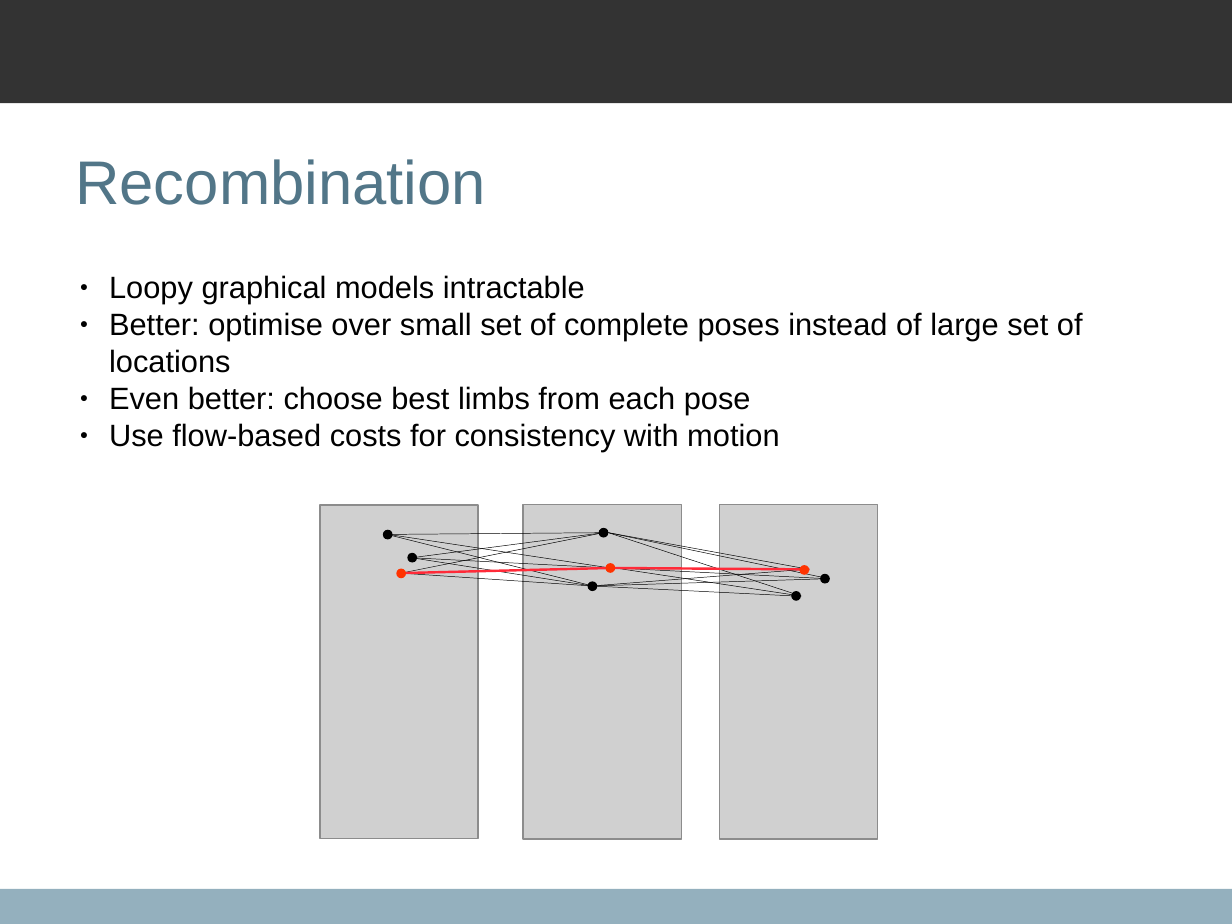
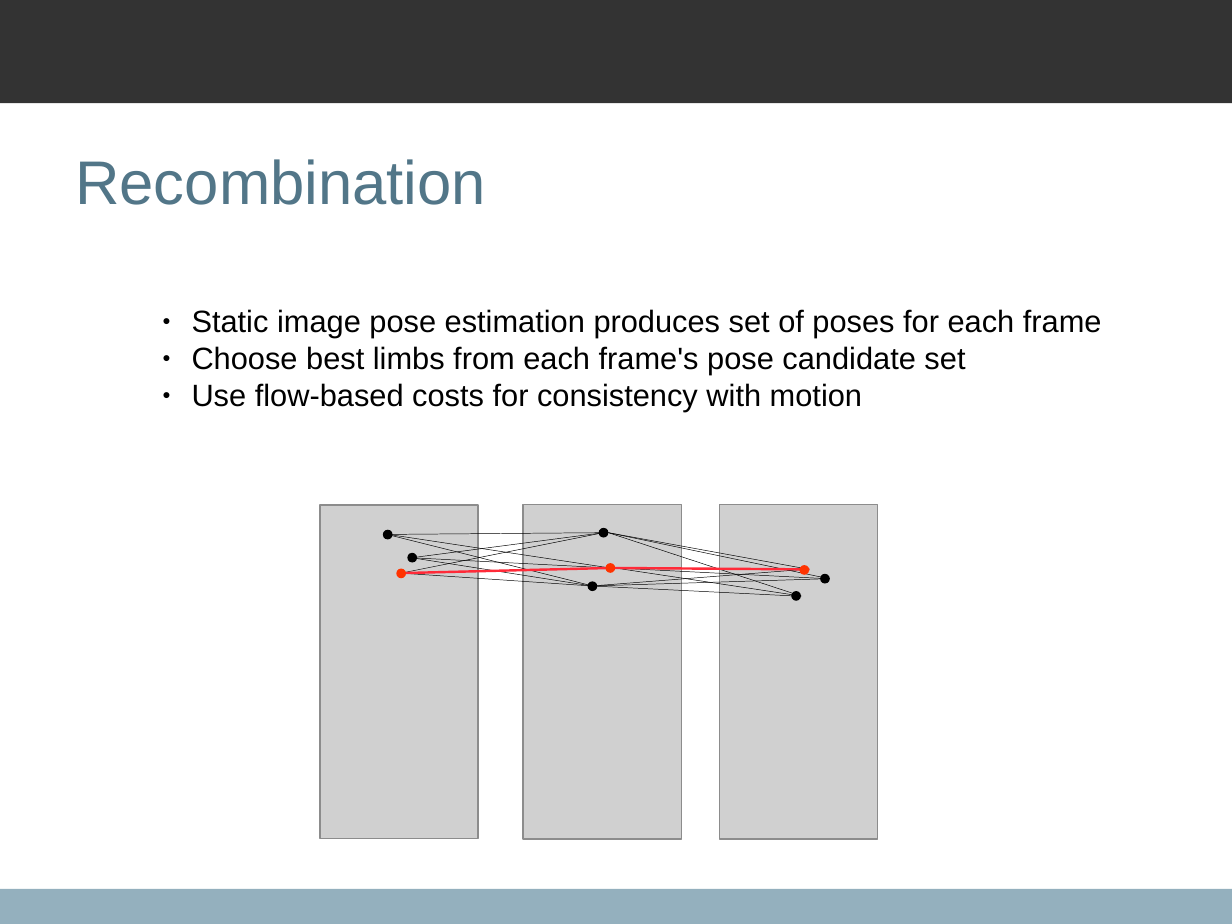
Before and after one commit to qxcv/comp2560, a slide deck: slide 10 of presentation/presentation.odp (slide 12 before the commit). Drawn at 1232x924 pixels with LibreOffice and Linux fonts; fonts in the diff are those of the drawing; grey boxes stand for pictures; background and template pictures are left out. Boxes give left, top, right and bottom in pixels: in the first picture for what was removed or moved away, otherwise in the second. Text is boxed around its words. In the diff, an @@ line names an element or a change of style, - is before the commit and + after.

```diff
--- a/presentation/presentation.odp
+++ b/presentation/presentation.odp
@@ text "Static image pose estimation produces ...": place and size @@
-text "Static image pose estimation produces ..." at (109, 275, 1083, 452)
+text "Static image pose estimation produces ..." at (192, 309, 1102, 412)
@@ text at (192, 309, 1102, 375): text changed @@
-● Loopy graphical models intractable
-● Better: optimise over small set of complete poses instead of large set of locations
-● Even better: choose best limbs from each pose
+● Static image pose estimation produces set of poses for each frame
+● Choose best limbs from each frame's pose candidate set
```
Also in this commit, not shown: 3 other slides changed, 2 slides removed.
